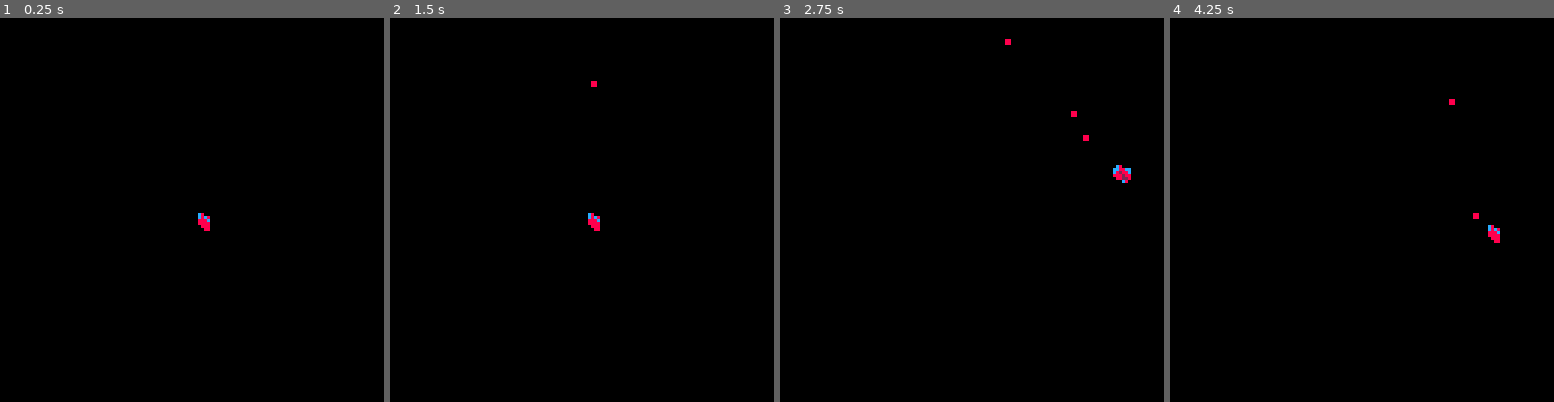
Above: before the commit, frames 1-4 (left to right).
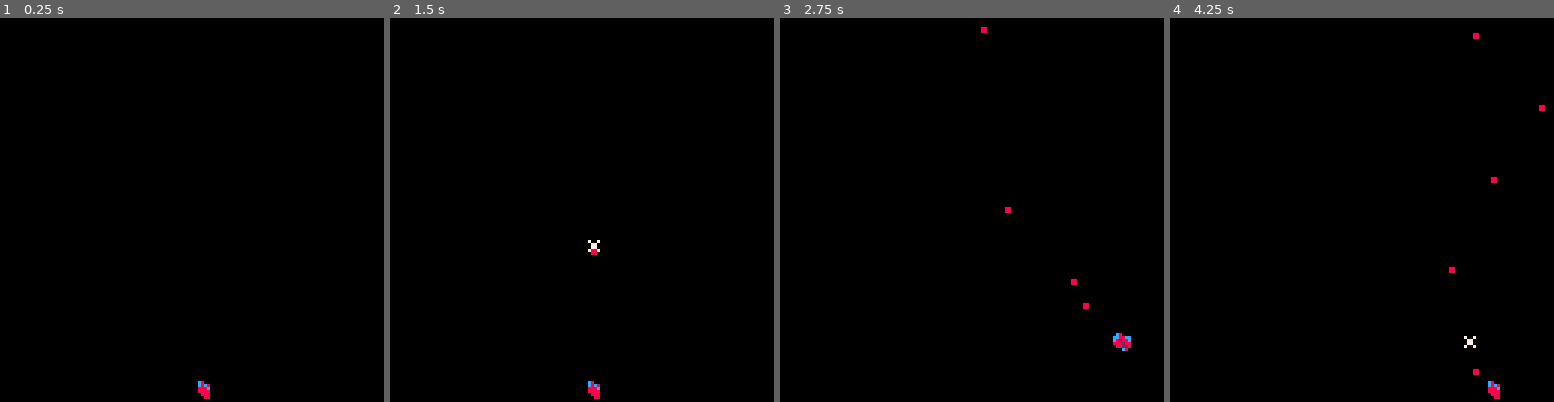
Above: after the commit, the same moments.

Repository: ngtvspc/femto8
Game: PICO-8 cartridge space_invaders.p8
The game is run twice, just before and just after one commit, with the same random seed, the same clock (stepped at 60 frames per second) and the same inputs.
Inputs:
- Up to frame 1 (0.25 s): no input
- Up to frame 2 (1.5 s): tap X (X key) at 0.33, 1.07 s; tap O (Z key) at 0.7 s
- Up to frame 3 (2.75 s): hold Right 1.6-2.1 s; tap O (Z key) at 1.7, 2.1, 2.5 s; tap X (X key) at 1.85 s; hold Up 2.15-2.42 s; hold Right from 2.47 s (still down)
- Up to frame 4 (4.25 s): tap O (Z key) every 0.4 s from 2.9 to 4.1 s; tap X (X key) at 2.97, 4.08 s; release Right at 3.03 s; hold Left 3.08-3.58 s; hold Down 3.63-3.97 s; hold Right from 4.02 s (still down)

The runs differ from the first frame. In frame 1, 0.2% of the frame differs, in the area x 51-55%, y 50-100%; in frame 2, 0.3%; in frame 3, 0.5%, in the area x 52-92%, y 2-87%; in frame 4, 0.5%.

Commit message:
Add bombs Bound player movement to lower box

Diff:
--- a/space_invaders.lua
+++ b/space_invaders.lua
@@ -1,9 +1,10 @@
 function _init()
+ t=0
  heart={}
  heart.x=64
- heart.y=64
- t=0
+ heart.y=120
  bullets={}
+ bombs={}
 end
 
 function _update()
@@ -13,7 +14,7 @@
  if (btn(1)) and heart.x<120 then
   heart.x=heart.x+2
  end
- if (btn(2)) and heart.y>2 then
+ if (btn(2)) and heart.y>80 then
   heart.y=heart.y-2
  end
  if (btn(3)) and heart.y<120 then
@@ -22,6 +23,9 @@
  if (btnp(4)) then
   shoot()
  end
+ if (btnp(5)) then
+  bomb()
+ end
 end
 
 function _draw()
@@ -29,13 +33,21 @@
  t%=30
  rectfill(0,0,127,127,0)
  beat_heart(t)
- draw_bullets()
+ draw_attacks()
 end
 
-function draw_bullets()
+function draw_attacks()
  for bullet in all(bullets) do
   spr(8,bullet.x,bullet.y)
   bullet.y-=2
+ end
+ for bomb in all(bombs) do
+  spr(0, bomb.x, bomb.y)
+  bomb.y-=4
+  bomb.fuse-=1
+  if bomb.fuse==0 then
+   del(bombs,bomb)
+  end
  end
 end
 
@@ -47,6 +59,15 @@
  add(bullets,bullet)
 end
 
+function bomb()
+ local bomb = {
+  x=heart.x,
+  y=heart.y,
+  fuse=20,
+ }
+ add(bombs,bomb)
+end
+
 function beat_heart(t)
  if (t>22) then spr(7,heart.x,heart.y)
  else spr(6,heart.x,heart.y)
